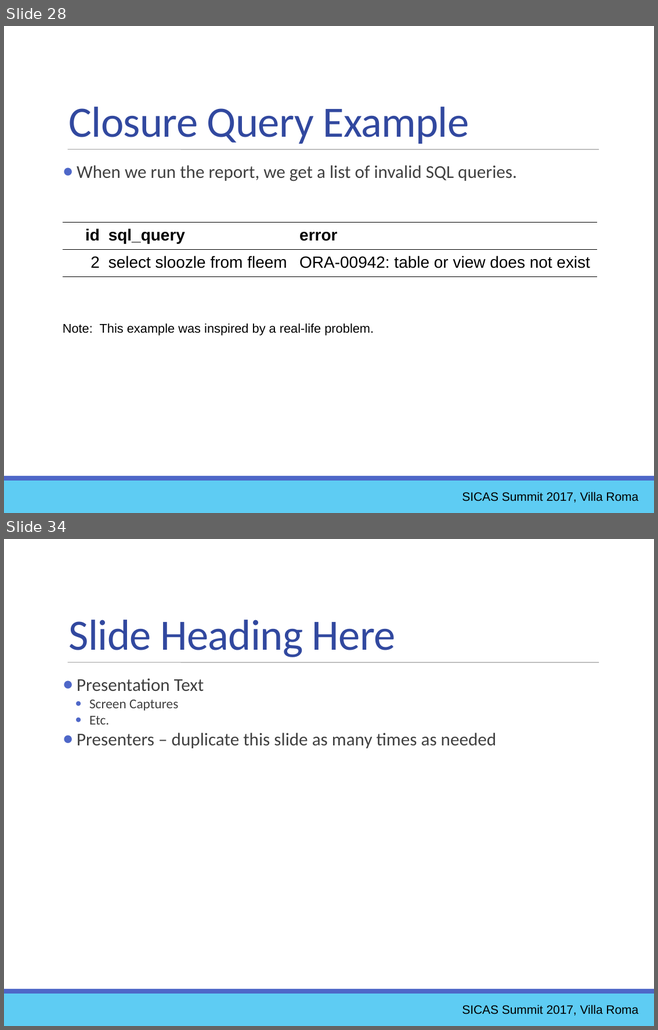
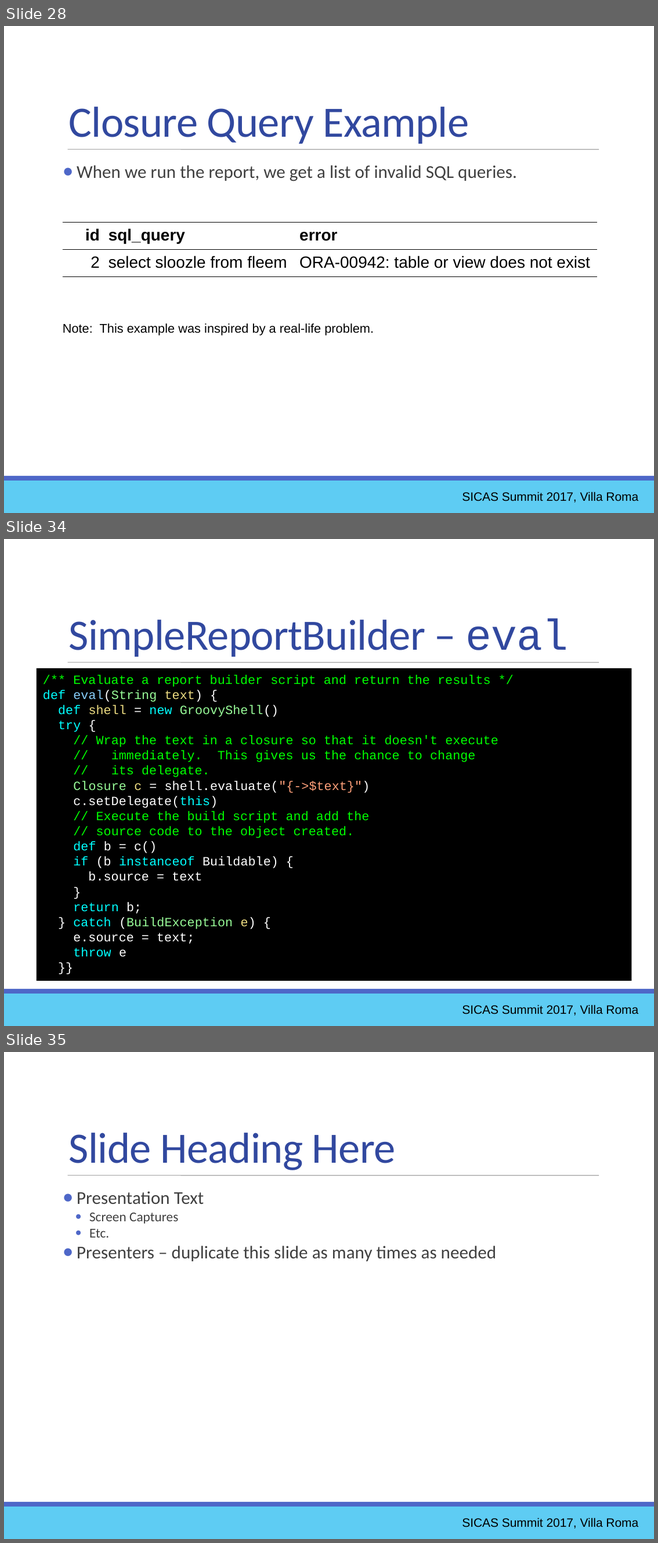
Before and after one commit to ewcole/simple_report, a slide deck: docs/SICAS_2017/Cole_Drop-In Reporting with Groovy.pptx. Shown one above the other, each under a label of ours: slides 28 and 34 before the commit, slides 28, 34 and 35 after it; the slides between them are not shown. The pictures are 658x1030 and 658x1543 pixels, drawn with LibreOffice and Linux fonts; fonts in the diff are those of the drawing. Boxes give left, top, right and bottom in pixels: in the first picture for what was removed or moved away, otherwise in the second. Text is boxed around its words. In the diff, an @@ line names an element or a change of style, - is before the commit and + after.

Commit message:
Start writing about SimpleReportBuilder

```diff
--- a/docs/SICAS_2017/Cole_Drop-In Reporting with Groovy.pptx
+++ b/docs/SICAS_2017/Cole_Drop-In Reporting with Groovy.pptx
@@ slide 34 added at (x1=4, y1=539, x2=654, y2=1026), background #FFFFFF; not listed: 3 template elements that a slide beside it also shows @@
@@ text added at (x1=69, y1=619, x2=568, y2=663), 48 pt, text #31489F @@
+SimpleReportBuilder – eval
@@ rectangle added at (x1=36, y1=668, x2=632, y2=981), fill #000000, 14 pt, text #00FF00 @@
+/** Evaluate a report builder script and return the results */
+def eval(String text) {
+def shell = new GroovyShell()
+try {
+// Wrap the text in a closure so that it doesn't execute
+// immediately. This gives us the chance to change
+// its delegate.
+Closure c = shell.evaluate("{->$text}")
+c.setDelegate(this)
+// Execute the build script and add the
+// source code to the object created.
+def b = c()
+if (b instanceof Buildable) {
+b.source = text
+}
+return b;
+} catch (BuildException e) {
+e.source = text;
+throw e
+}}
@@ text added at (x1=462, y1=1005, x2=638, y2=1016), 13.5 pt, text #000000 @@
+SICAS Summit 2017, Villa Roma
@@ what was slide 34 is now slide 35 @@
```
Also in this commit, not shown: 14 slides changed, 1 other slide added, 2 slides removed, 2 other files.
